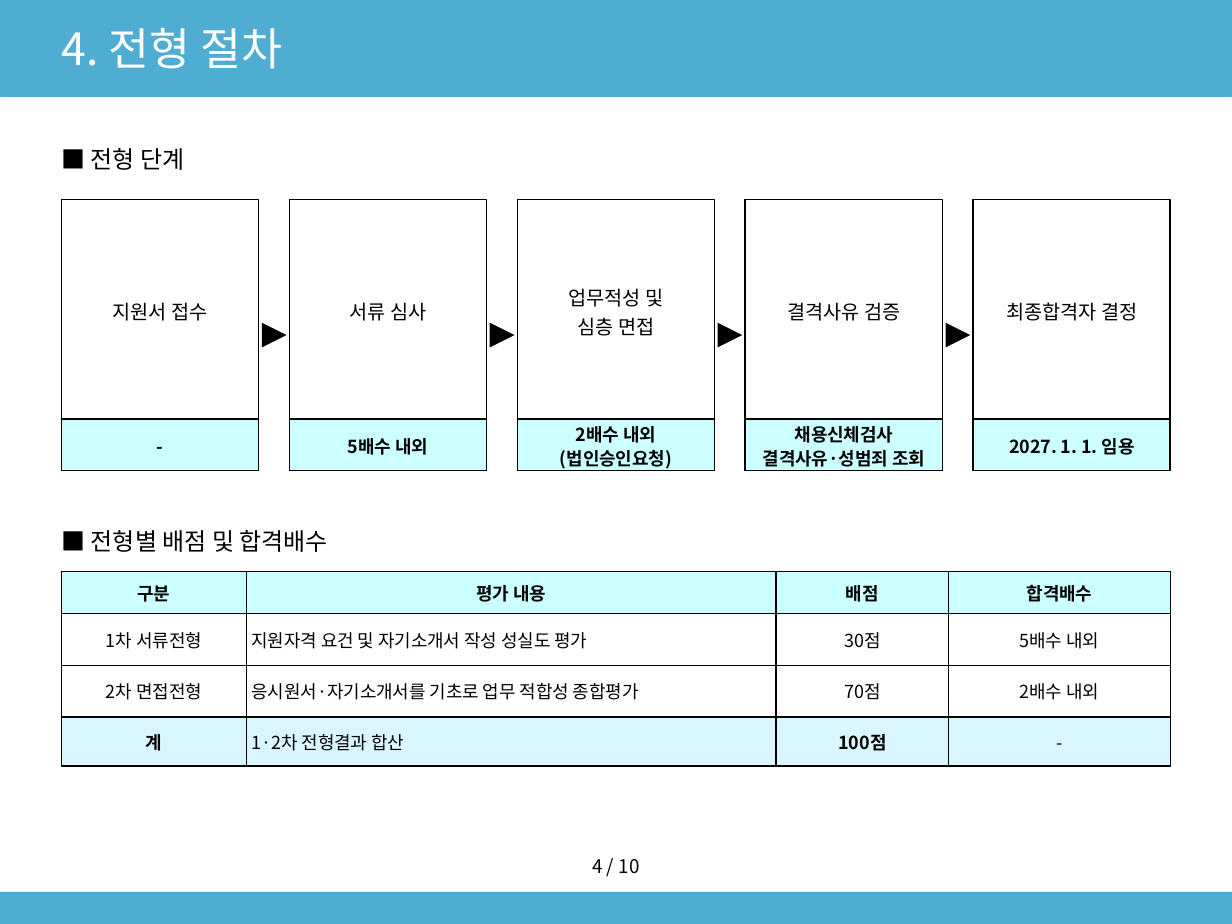
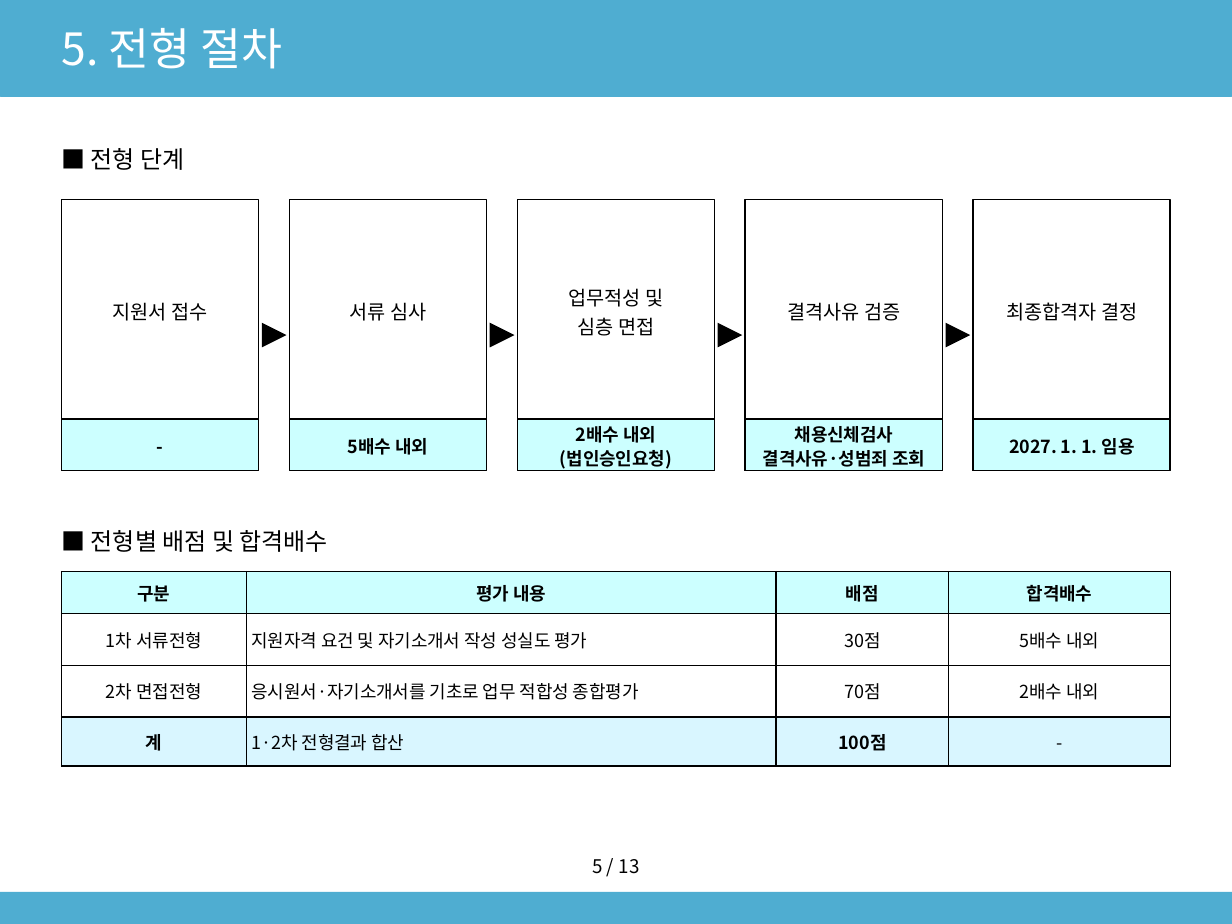
Before and after one commit to sogood459-max/miracle-guy, a slide deck: slide 7 of docs/2027년_사무직원_채용계획안.pptx (slide 6 before the commit). Drawn at 1232x924 pixels with LibreOffice and Linux fonts; fonts in the diff are those of the drawing. Boxes give left, top, right and bottom in pixels: in the first picture for what was removed or moved away, otherwise in the second. Text is boxed around its words. In the diff, an @@ line names an element or a change of style, - is before the commit and + after.

```diff
--- a/docs/2027년_사무직원_채용계획안.pptx
+++ b/docs/2027년_사무직원_채용계획안.pptx
@@ text at <box>62,28,282,69</box>: text changed @@
-4. 전형 절차
+5. 전형 절차
@@ text at <box>592,859,640,874</box>: text changed @@
-4 / 10
+5 / 13
```
Also in this commit, not shown: 10 other slides changed, 3 slides added, 1 other file.
